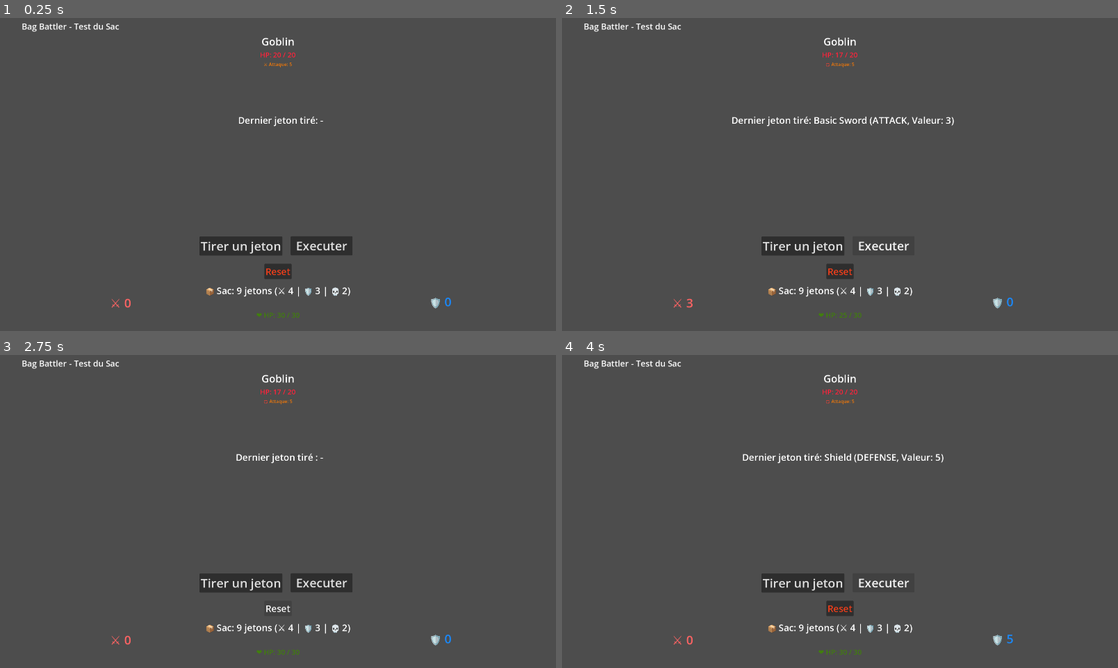
Above: before the commit, frames 1-4 (two rows, left to right).
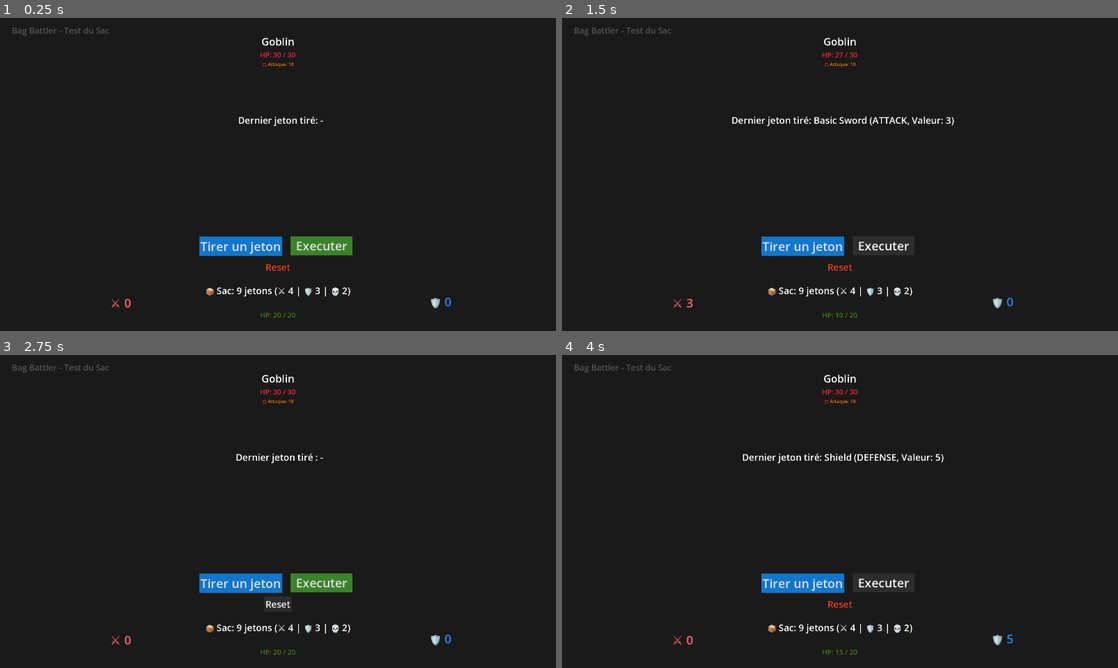
Above: after the commit, the same moments.

Repository: stellarhorbb/bag-battler
Game: Godot game, scene res://bag_ui.tscn
Same seed, same stepped clock (60 frames per second), same inputs: the game is played once before the commit and once after it.
Inputs:
- Up to frame 1 (0.25 s): no input
- Up to frame 2 (1.5 s): click "Tirer un jeton" at 0.5 s; click "Executer" at 1.25 s
- Up to frame 3 (2.75 s): click "Reset" at 2 s
- Up to frame 4 (4 s): click "Tirer un jeton" at 2.75 s; click "Executer" at 3.5 s

The runs differ from the first frame. In frame 1, 99% of the frame differs, in the area x 0-100%, y 0-100%; in frame 2, 98%; in frame 3, 99%; in frame 4, 98%.

Commit message:
Add player HP system and UI polish + rebalance

Diff:
--- a/bag_ui.tscn
+++ b/bag_ui.tscn
@@ -1,6 +1,12 @@
 [gd_scene format=3 uid="uid://j5tbbfvkq2v2"]
 
 [ext_resource type="Script" uid="uid://c6ry6gfdx54gk" path="res://scripts/bag_ui.gd" id="1_ip1la"]
+
+[sub_resource type="StyleBoxFlat" id="StyleBoxFlat_ip1la"]
+bg_color = Color(0.059185125, 0.46805102, 0.79853326, 1)
+
+[sub_resource type="StyleBoxFlat" id="StyleBoxFlat_hn8js"]
+bg_color = Color(0.22569287, 0.5143949, 0.16542158, 1)
 
 [node name="BagUI" type="Control" unique_id=1323824443]
 layout_mode = 3
@@ -11,11 +17,23 @@
 grow_vertical = 2
 script = ExtResource("1_ip1la")
 
+[node name="Background" type="ColorRect" parent="." unique_id=1162916333]
+layout_mode = 1
+anchors_preset = 15
+anchor_right = 1.0
+anchor_bottom = 1.0
+grow_horizontal = 2
+grow_vertical = 2
+color = Color(0.101960786, 0.101960786, 0.101960786, 1)
+
 [node name="LabelTitle" type="Label" parent="." unique_id=1056578449]
 layout_mode = 1
-offset_right = 488.0
-offset_bottom = 58.0
+offset_left = -33.999996
+offset_top = 14.0
+offset_right = 454.0
+offset_bottom = 72.0
 scale = Vector2(0.99840045, 1)
+theme_override_colors/font_color = Color(0.3329962, 0.33299595, 0.332996, 1)
 theme_override_font_sizes/font_size = 29
 text = "Bag Battler - Test du Sac"
 horizontal_alignment = 1
@@ -42,14 +60,15 @@
 anchor_top = 0.5
 anchor_right = 0.5
 anchor_bottom = 0.5
-offset_left = -271.0
-offset_top = 214.0
-offset_right = 13.0
-offset_bottom = 280.0
+offset_left = -272.0
+offset_top = 215.0
+offset_right = 12.0
+offset_bottom = 281.0
 grow_horizontal = 2
 grow_vertical = 2
 scale = Vector2(1.0081645, 0.9962998)
 theme_override_font_sizes/font_size = 42
+theme_override_styles/normal = SubResource("StyleBoxFlat_ip1la")
 text = "Tirer un jeton"
 
 [node name="ButtonExecute" type="Button" parent="." unique_id=951555009]
@@ -60,6 +79,7 @@
 offset_bottom = 819.0
 scale = Vector2(1, 0.9992878)
 theme_override_font_sizes/font_size = 42
+theme_override_styles/normal = SubResource("StyleBoxFlat_hn8js")
 text = "Executer"
 
 [node name="ButtonReset" type="Button" parent="." unique_id=822512083]
@@ -70,9 +90,9 @@
 anchor_right = 0.5
 anchor_bottom = 0.5
 offset_left = -47.0
-offset_top = 308.0
+offset_top = 293.0
 offset_right = 47.0
-offset_bottom = 361.0
+offset_bottom = 346.0
 grow_horizontal = 2
 grow_vertical = 2
 theme_override_colors/font_color = Color(0.92941177, 0.24313726, 0.105882354, 1)
@@ -208,6 +228,6 @@
 size_flags_horizontal = 3
 theme_override_colors/font_color = Color(0.25490198, 1, 0.101960786, 1)
 theme_override_font_sizes/font_size = 24
-text = "❤️ HP: 30 / 30"
-horizontal_alignment = 1
-vertical_alignment = 1
+text = "HP: 30 / 30"
+horizontal_alignment = 1
+vertical_alignment = 1
--- a/resources/enemies/goblin.tres
+++ b/resources/enemies/goblin.tres
@@ -4,4 +4,6 @@
 
 [resource]
 script = ExtResource("1_ttibx")
+max_hp = 30
+base_damage = 10
 metadata/_custom_type_script = "uid://dtab3ji4f2ki8"
--- a/scripts/bag_ui.gd
+++ b/scripts/bag_ui.gd
@@ -29,8 +29,8 @@
 var current_enemy: Enemy
 
 # HP du joueur (AJOUTE CES LIGNES)
-var player_max_hp: int = 30
-var player_current_hp: int = 30
+var player_max_hp: int = 20
+var player_current_hp: int = 20
 
 func _ready():
 	# Création du BagManager
@@ -69,6 +69,10 @@
 	current_enemy.hp_changed.connect(_on_enemy_hp_changed)
 	current_enemy.intention_changed.connect(_on_enemy_intention_changed)
 	current_enemy.enemy_died.connect(_on_enemy_died)
+
+	label_enemy_name.text = goblin_data.enemy_name
+	label_enemy_hp.text = "HP: %d / %d" % [current_enemy.current_hp, goblin_data.max_hp]
+	label_enemy_intention.text = "💢 Attaque: %d" % current_enemy.current_damage
 
 # Fonction appelée quand on clique sur "Tirer un jeton"
 func _on_button_draw_pressed():
@@ -155,7 +159,7 @@
 
 	var total_attack = 0
 	var total_defense = 0
-	var hazard_count = 0
+	var _hazard_count = 0
 	var tokens_to_return = []  # Liste des jetons à remettre dans le sac
 
 	# 1. Calcul des totaux ET récupération des jetons
@@ -185,7 +189,7 @@
 		elif icon == "🛡️":
 			total_defense += value
 		elif icon == "💀":
-			hazard_count += 1
+			_hazard_count += 1
 
 	# 3. Application des dégâts
 	print("Joueur inflige %d dégâts à l'ennemi" % total_attack)
@@ -262,7 +266,7 @@
 
 # Met à jour l'affichage des HP du joueur
 func update_player_hp() -> void:
-	label_player_hp.text = "❤️ HP: %d / %d" % [player_current_hp, player_max_hp]
+	label_player_hp.text = "HP: %d / %d" % [player_current_hp, player_max_hp]
 
 	# Change la couleur selon l'état de santé
 	if player_current_hp <= 0:
@@ -303,7 +307,7 @@
 func _on_enemy_hp_changed(new_hp: int, max_hp: int) -> void:
 	label_enemy_hp.text = "HP: %d / %d" % [new_hp, max_hp]
 
-func _on_enemy_intention_changed(intention_type: String, damage: int) -> void:
+func _on_enemy_intention_changed(_intention_type: String, damage: int) -> void:
 	label_enemy_intention.text = "💢 Attaque: %d" % damage
 
 func _on_enemy_died() -> void:
--- a/scripts/token_card.gd
+++ b/scripts/token_card.gd
@@ -13,10 +13,10 @@
 	match token.token_type:
 		TokenResource.TokenType.ATTACK:
 			label_icon.text = "⚔️"
-			self_modulate = Color(1, 0.8, 0.8)  # Change la couleur de fond de la carte selon le type = Rouge clair
+			self_modulate = Color("9b001fff")  # Change la couleur de fond de la carte selon le type = Rouge clair
 		TokenResource.TokenType.DEFENSE:
 			label_icon.text = "🛡️"
-			self_modulate = Color(0.8, 0.8, 1)  # Paramètre de couleur = Bleu clair
+			self_modulate = Color("004397ff")  # Paramètre de couleur = Bleu clair
 		TokenResource.TokenType.HAZARD:
 			label_icon.text = "💀"
-			self_modulate = Color(0.3, 0.3, 0.3)  # Paramètre de couleur = Gris foncé
+			self_modulate = Color("000000ff")  # Paramètre de couleur = Gris foncé
--- a/token_card.tscn
+++ b/token_card.tscn
@@ -1,16 +1,22 @@
 [gd_scene format=3 uid="uid://sesshgk7bj8m"]
 
 [ext_resource type="Script" uid="uid://b36icqc5ttd1m" path="res://scripts/token_card.gd" id="1_cdf47"]
+
+[sub_resource type="StyleBoxFlat" id="StyleBoxFlat_cdf47"]
+bg_color = Color(1, 1, 1, 1)
 
 [node name="TokenCard" type="Panel" unique_id=1329535017]
 custom_minimum_size = Vector2(250, 250)
 anchors_preset = 15
 anchor_right = 1.0
 anchor_bottom = 1.0
+offset_top = 1.0
+offset_bottom = 1.0
 grow_horizontal = 2
 grow_vertical = 2
 size_flags_horizontal = 4
 size_flags_vertical = 4
+theme_override_styles/panel = SubResource("StyleBoxFlat_cdf47")
 script = ExtResource("1_cdf47")
 
 [node name="VBoxContainer" type="VBoxContainer" parent="." unique_id=467528974]
@@ -41,7 +47,7 @@
 
 [node name="LabelValue" type="Label" parent="VBoxContainer" unique_id=1493386416]
 layout_mode = 2
-theme_override_colors/font_color = Color(1, 0.14509805, 0.14117648, 1)
+theme_override_colors/font_color = Color(1, 1, 1, 1)
 theme_override_font_sizes/font_size = 58
 text = "+5"
 horizontal_alignment = 1
Not shown, changed: docs/bag-battler-gdd.pdf
